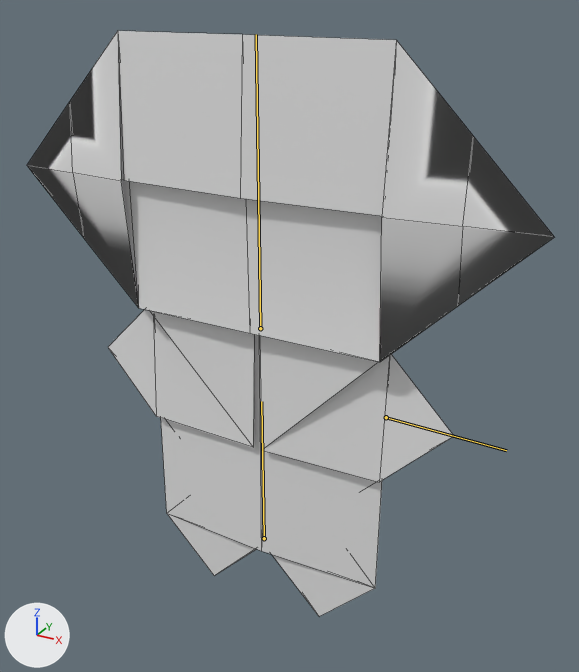
One commit to the FBX model Assets/Resources/Models/Characters/LittleMan/LittleMan 1.fbx: the scene before it, then after it.
One viewpoint serves both versions: a 50 mm lens placed at (0.697, -1.158, 1.197), pointed at (0.008, 0.094, 0.57). Lighting does not change. The marker at lower left points along +X, +Y and +Z. The bones that change are drawn over the model as lines. Mesh edges are drawn as thin lines.

In view in the first picture: 'Final'.
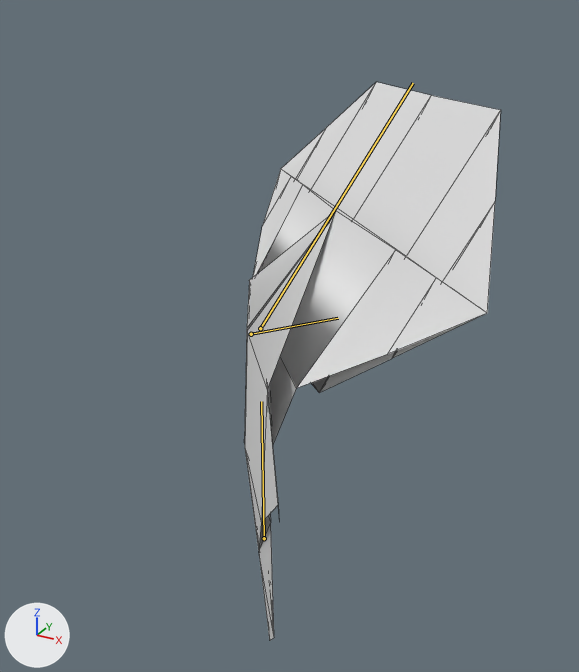
The newer file adds an action. The first version stands in its rest pose; the second is drawn at frame 11 of the action 'AbanicoSwingStrong'.

What differs and where, as boxes (x1, y1, x2, y2) in the pictures (579 x 672 px):
'Final', posed (51% narrower)
    before: (27, 31, 554, 616)
    after: (244, 82, 501, 640)
bone 'Head', root to tip
    before: (260, 328) to (256, 34)
    after: (260, 328) to (413, 83)
bone 'Arm.l', root to tip
    before: (386, 417) to (506, 450)
    after: (251, 334) to (338, 318)

The edits, one by one:
Bone 'Body' (bone_body) turns from (0, 0, 0) to (0, 125, 0) degrees about its own x, y and z.
Bone 'Head' (bone_head) turns from (0, 0, 0) to (33, 10, -1) degrees about its own x, y and z.
Bone 'Arm.l' (bone_arm_l) turns from (0, 0, 0) to (68, 0, 0) degrees about its own x, y and z.
